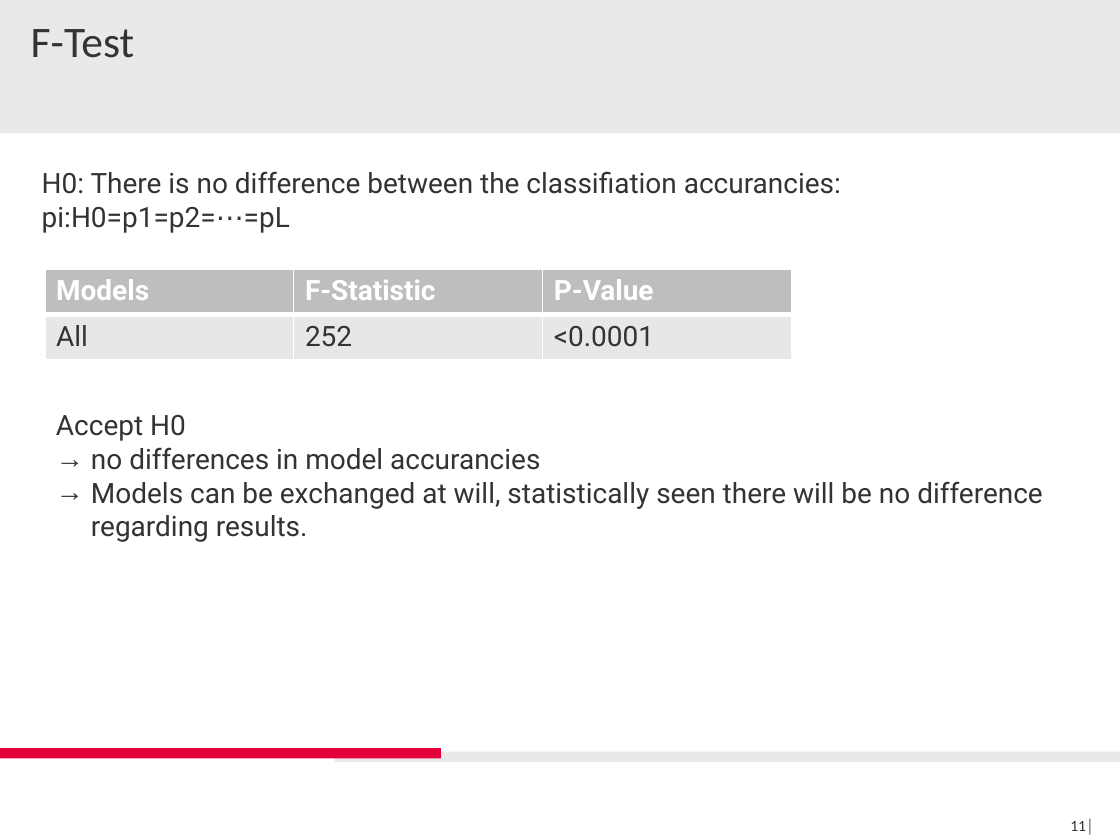
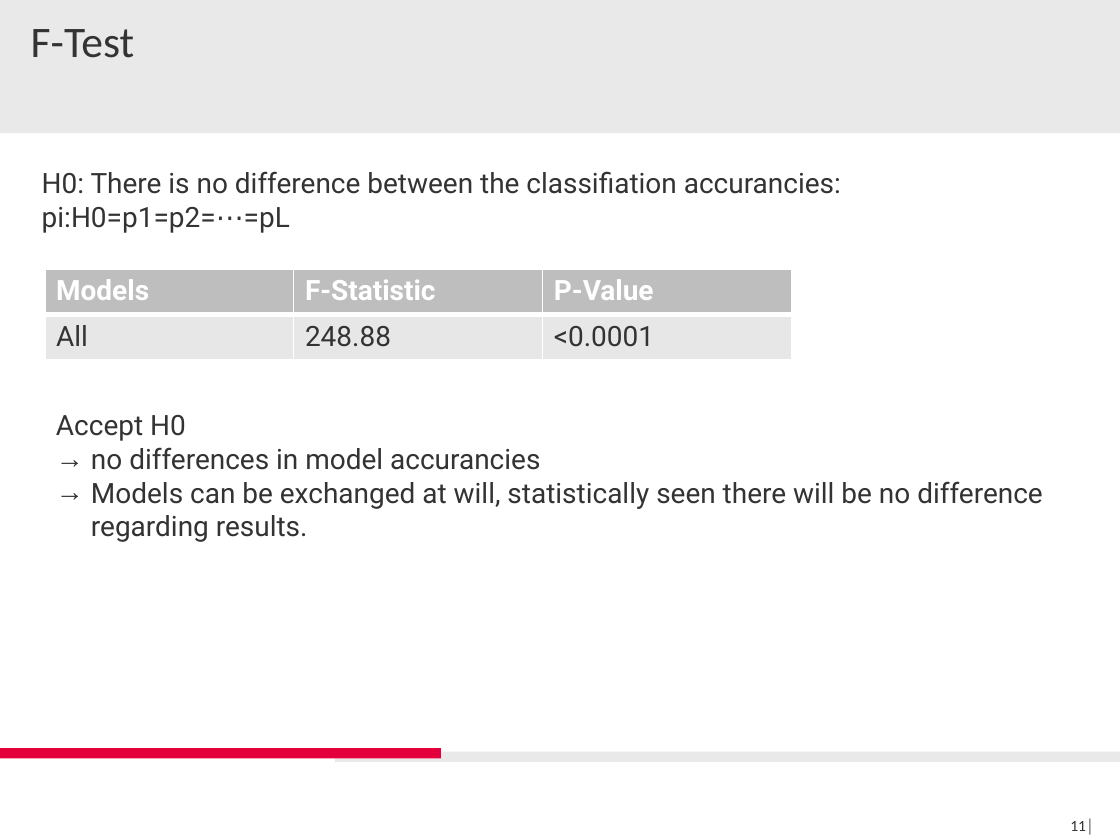
Before and after one commit to IceQueen1996/Masterarbeit, a slide deck: slide 11 of presentations/ProgressReport.pptx. Drawn at 1120x840 pixels with LibreOffice and Linux fonts; fonts in the diff are those of the drawing; background and template pictures are left out. Boxes give left, top, right and bottom in pixels: in the first picture for what was removed or moved away, otherwise in the second. Text is boxed around its words. In the diff, an @@ line names an element or a change of style, - is before the commit and + after.

```diff
--- a/presentations/ProgressReport.pptx
+++ b/presentations/ProgressReport.pptx
@@ table at bbox=[45, 269, 791, 360] @@
-row 2, column 2: 252
+row 2, column 2: 248.88
```
Also in this commit, not shown: 1 other slide changed, 2 slides added, 1 slide removed.
